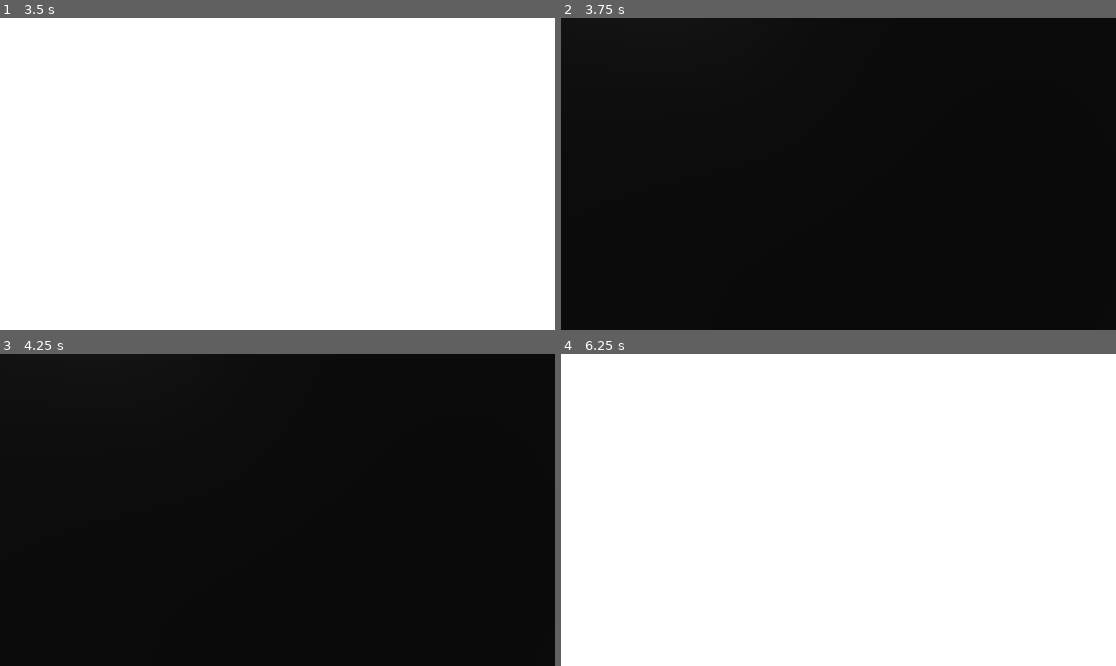
Above: before the commit, frames 1-4 (two rows, left to right).
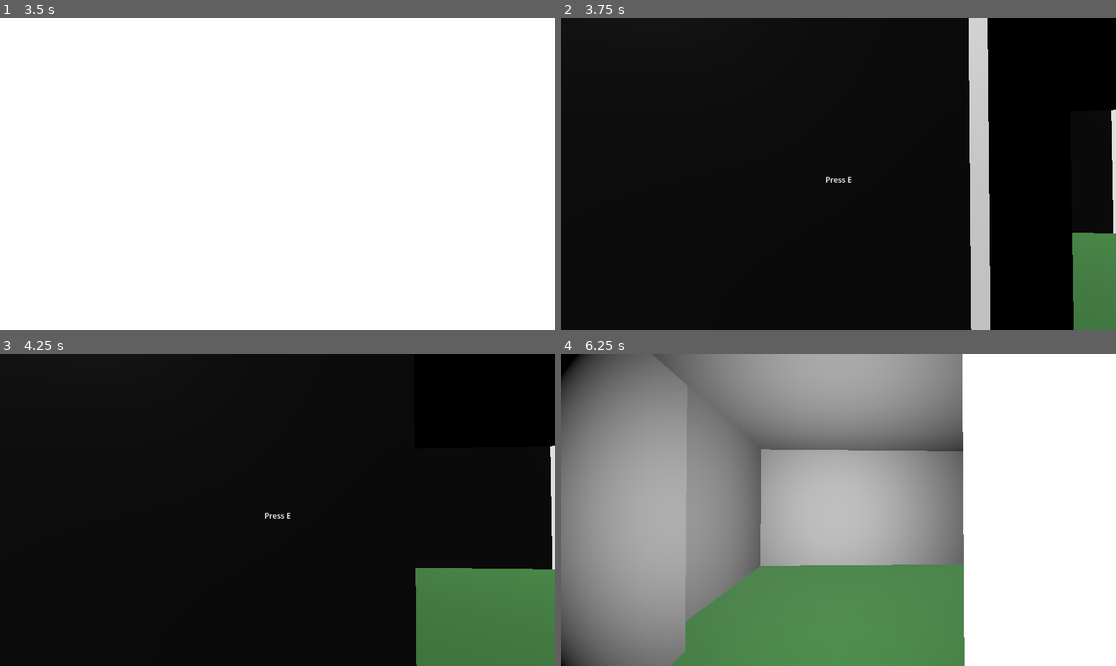
Above: after the commit, the same moments.

Repository: SolemnSintres/Godot3DStudy
Game: Godot game, scene res://world.tscn
The game is run twice, just before and just after one commit, with the same random seed, the same clock (stepped at 60 frames per second) and the same inputs.
Inputs (mouse positions are in pixels of both pictures, inside the frame that each line leads up to):
- Up to frame 1 (3.5 s): tap Enter at 0.5, 2 s; move the mouse to (271, 180) at 0.52 s; hold E (interact) 0.53-1.28 s; hold W (move_forward) 0.53-2.78 s; tap Space at 1.25, 2.75 s; move the mouse to (316, 177) at 1.27 s; tap F (flashlight) at 1.35 s; tap E (interact) at 1.55, 2.85 s; move the mouse to (233, 170) at 2.02 s; hold E (interact) 2.03-2.78 s; move the mouse to (283, 174) at 2.77 s; hold A (move_left) from 2.78 s (still down)
- Up to frame 2 (3.75 s): tap E (interact) at 3.5 s; move the mouse to (816, 167) at 3.52 s; release A (move_left) at 3.53 s; hold W (move_forward) from 3.53 s (still down); hold F (flashlight) from 3.53 s (still down)
- Up to frame 3 (4.25 s): keep holding W (move_forward); keep holding F (flashlight); tap E (interact) at 3.8 s
- Up to frame 4 (6.25 s): tap E (interact) at 4.25, 4.35, 6.05 s; move the mouse to (866, 510) at 4.27 s; release F (flashlight) at 4.28 s; move the mouse to (810, 510) at 5.02 s; hold E (interact) 5.03-5.78 s; move the mouse to (849, 503) at 5.77 s; release W (move_forward) at 5.78 s; hold D (move_right) from 5.78 s (still down); tap F (flashlight) at 5.85 s

Frame 1 is identical in both runs. In frame 2, 6.2% of the frame differs, in the area x 47-100%, y 0-100%; in frame 3, 8.1%; in frame 4, 72%, in the area x 0-73%, y 0-100%.

Commit message:
Door Hint Press E

Diff:
--- a/door.gd
+++ b/door.gd
@@ -2,9 +2,11 @@
 
 var isopen = false
 
+
 func toggle():
+	var tween = create_tween()
 	if not isopen:
-		print("open")
+		tween.tween_property(self, "rotation_degrees:y", 90, 0.5)
 	elif isopen:
-		print("closed")
+		tween.tween_property(self, "rotation_degrees:y", 0, 0.5)
 	isopen = not isopen
--- a/player.gd
+++ b/player.gd
@@ -8,6 +8,7 @@
 @onready var flash = $CollisionShape3D/Head/Flashlight
 @onready var footstep = $AudioStreamPlayer3D
 @onready var sight = $CollisionShape3D/Head/RayCast3D
+@onready var hint = $CanvasLayer/Label
 
 
 func _ready():
@@ -15,7 +16,6 @@
 	flash.visible = false
 
 func _physics_process(delta):
-
 	if !(is_on_floor()):
 		velocity.y -= gravity * delta
 	var moveit = Input.get_vector("move_left","move_right","move_forward","move_back")
@@ -24,6 +24,15 @@
 	velocity.z = direction.z * SPEED
 
 	move_and_slide()
+
+	if sight.is_colliding():
+		var inter = sight.get_collider()
+		var insight = inter.get_parent()
+		if insight.has_method("toggle"):
+			hint.visible = true
+	else:
+		hint.visible = false
+
 
 	var speed = Vector2(velocity.x,velocity.y).length()
 
@@ -43,7 +52,6 @@
 		Input.mouse_mode = Input.MOUSE_MODE_CAPTURED
 	if event.is_action_pressed("flashlight"):
 		flash.visible = not flash.visible
-
 	if event.is_action_pressed("interact"):
 		var inter = sight.get_collider()
 		if sight.is_colliding():
--- a/player.tscn
+++ b/player.tscn
@@ -37,3 +37,20 @@
 stream = ExtResource("3_i3pqv")
 volume_db = -20.0
 max_db = -3.0
+
+[node name="CanvasLayer" type="CanvasLayer" parent="." unique_id=43239627]
+
+[node name="Label" type="Label" parent="CanvasLayer" unique_id=449634703]
+visible = false
+anchors_preset = -1
+anchor_left = 0.476
+anchor_top = 0.5
+anchor_right = 0.52400005
+anchor_bottom = 0.536
+offset_left = 0.14801025
+offset_top = 0.355011
+offset_right = -0.14807129
+offset_bottom = 0.027008057
+grow_horizontal = 2
+grow_vertical = 2
+text = "Press E"
